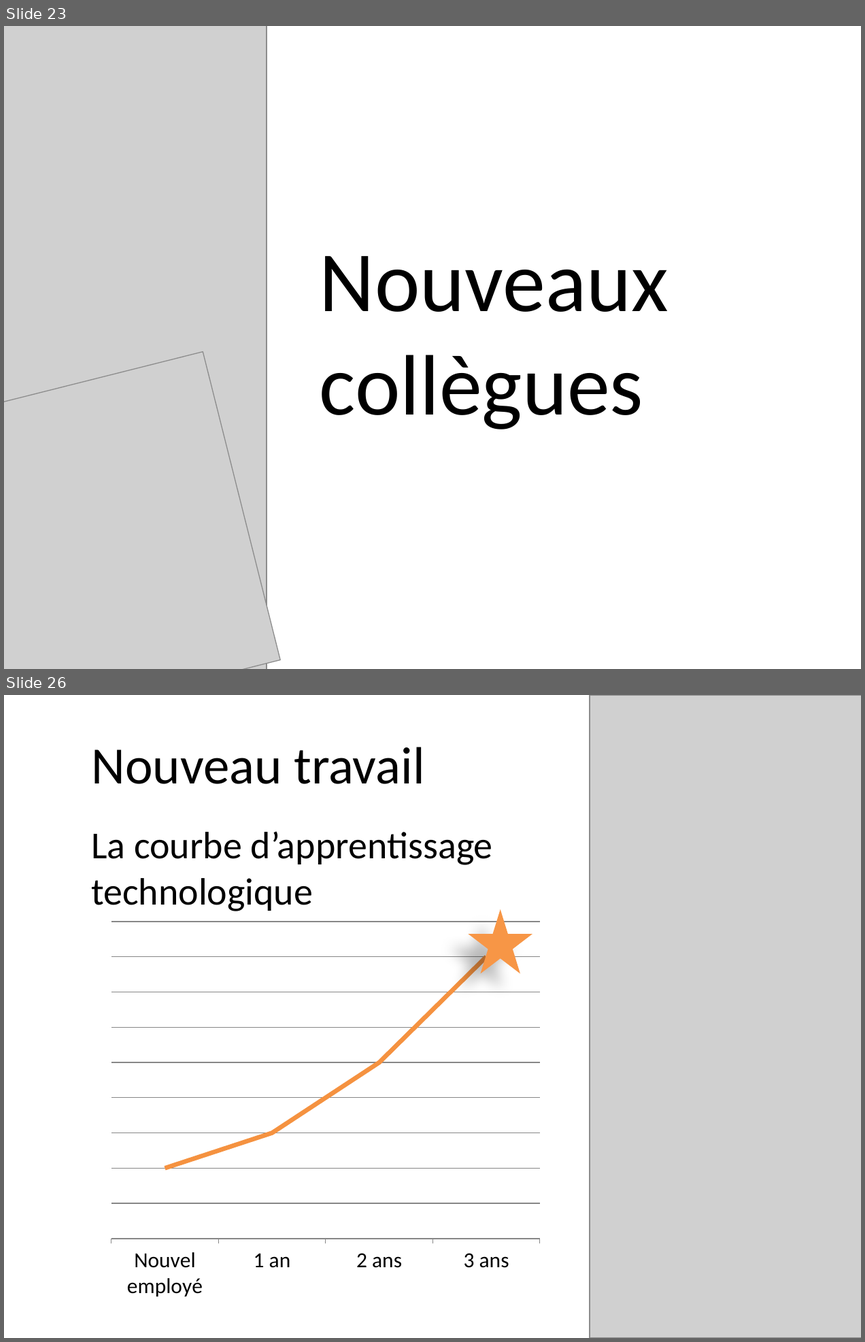
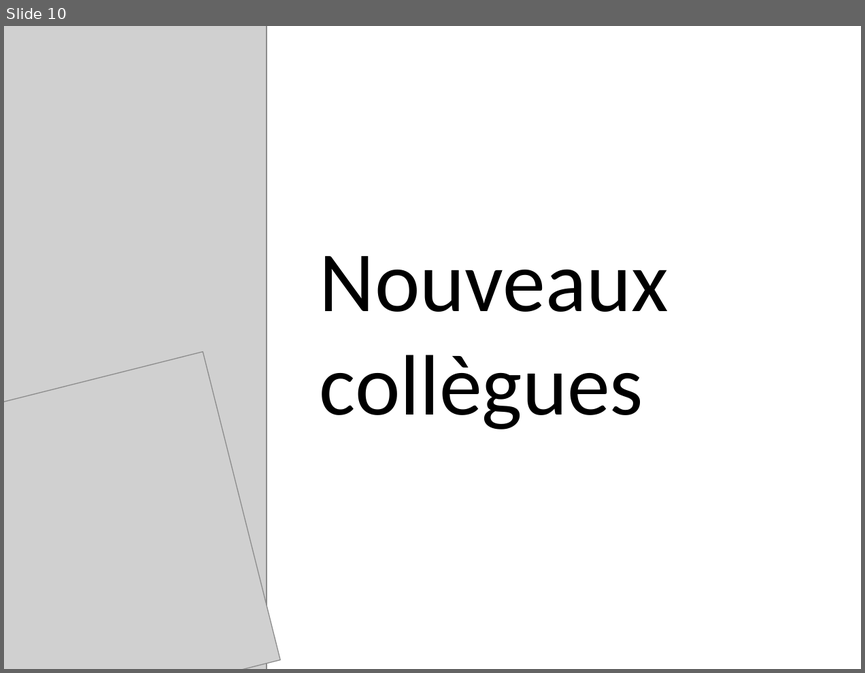
Before and after one commit to LucNtonga/IHM, a slide deck: INTERFACE.pptx. Shown one above the other, each under a label of ours: slides 23 and 26 before the commit, slide 10 after it; the slides between them are not shown. The pictures are 865x1342 and 865x673 pixels, drawn with LibreOffice and Linux fonts; fonts in the diff are those of the drawing; grey boxes stand for pictures; background and template pictures are left out. Boxes give left, top, right and bottom in pixels: in the first picture for what was removed or moved away, otherwise in the second. Text is boxed around its words. In the diff, an @@ line names an element or a change of style, - is before the commit and + after.

```diff
--- a/INTERFACE.pptx
+++ b/INTERFACE.pptx
@@ slide 26 removed at [4,695,861,1338], background picture (left out) @@
@@ picture removed at [589,695,861,1338] @@
@@ title removed at [92,747,424,784] @@
-Nouveau travail
@@ text removed at [91,831,493,911] @@
-La courbe d’apprentissage technologique
@@ line chart removed at [103,913,549,1306] @@
-categories: Nouvel employé, 1 an, 2 ans, 3 ans
-Series 1: 25, 38, 62, 100
@@ star removed at [468,909,532,974] @@
@@ what was slide 23 is now slide 10 @@
```
Also in this commit, not shown: 7 slides changed, 2 slides added, 12 other slides removed.
